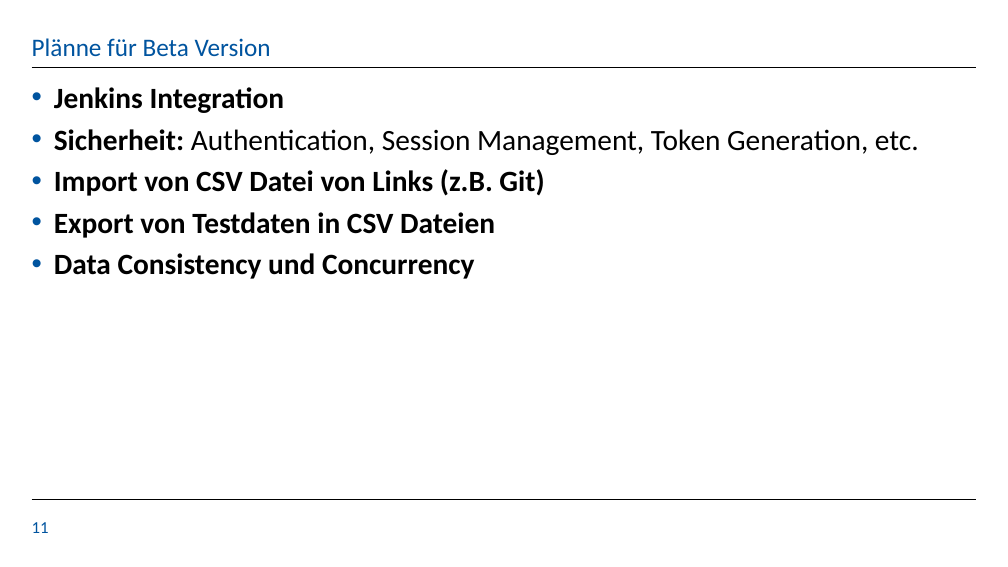
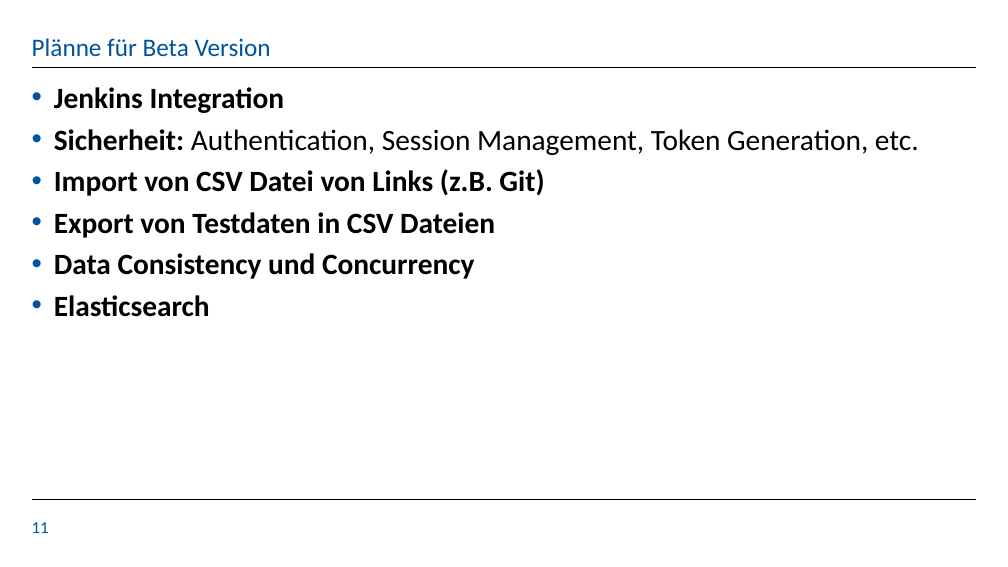
Before and after one commit to KaloyanT/gdis_test_suite, a slide deck: slide 11 of orga/Sprint_4_Presentation(Alpha).pptx. Drawn at 1008x567 pixels with LibreOffice and Linux fonts; fonts in the diff are those of the drawing; background and template pictures are left out. Boxes give left, top, right and bottom in pixels: in the first picture for what was removed or moved away, otherwise in the second. Text is boxed around its words. In the diff, an @@ line names an element or a change of style, - is before the commit and + after.

Commit message:
Added Presentation for Sprint 4 (Alpha)

```diff
--- a/orga/Sprint_4_Presentation(Alpha).pptx
+++ b/orga/Sprint_4_Presentation(Alpha).pptx
@@ text at [54,295,210,317]: paragraph added @@
+  • Elasticsearch
```
